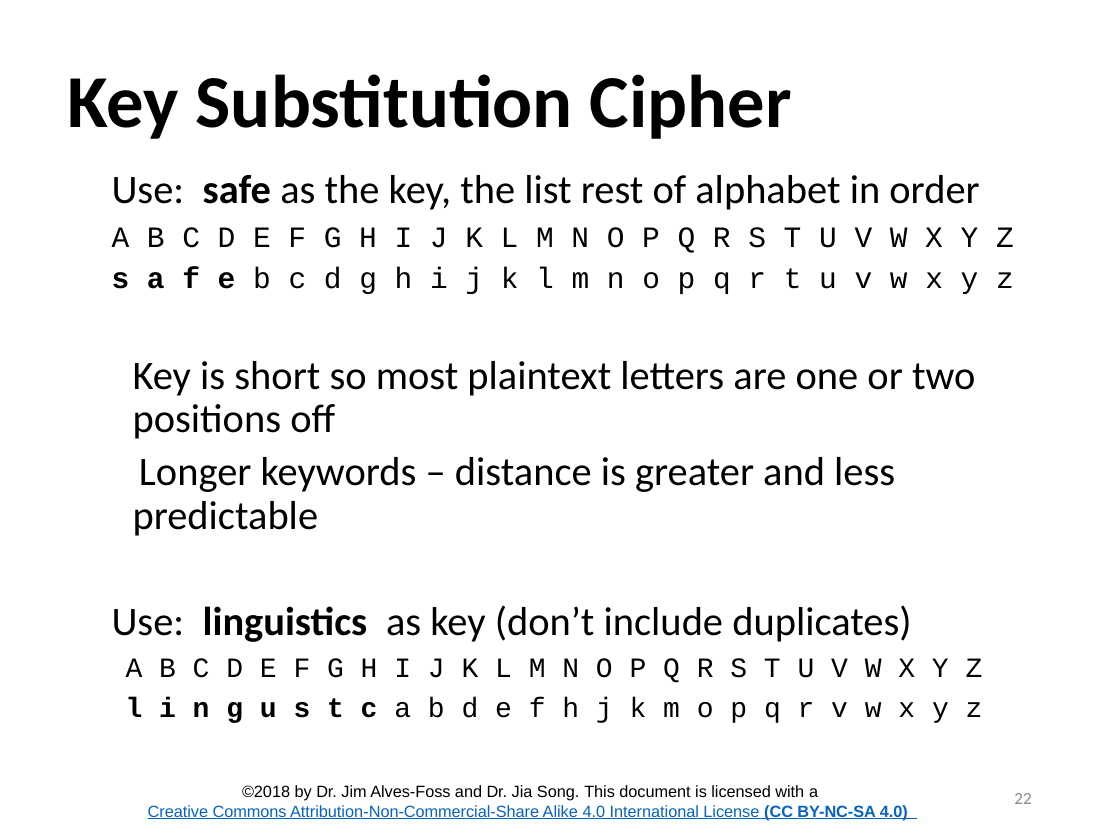
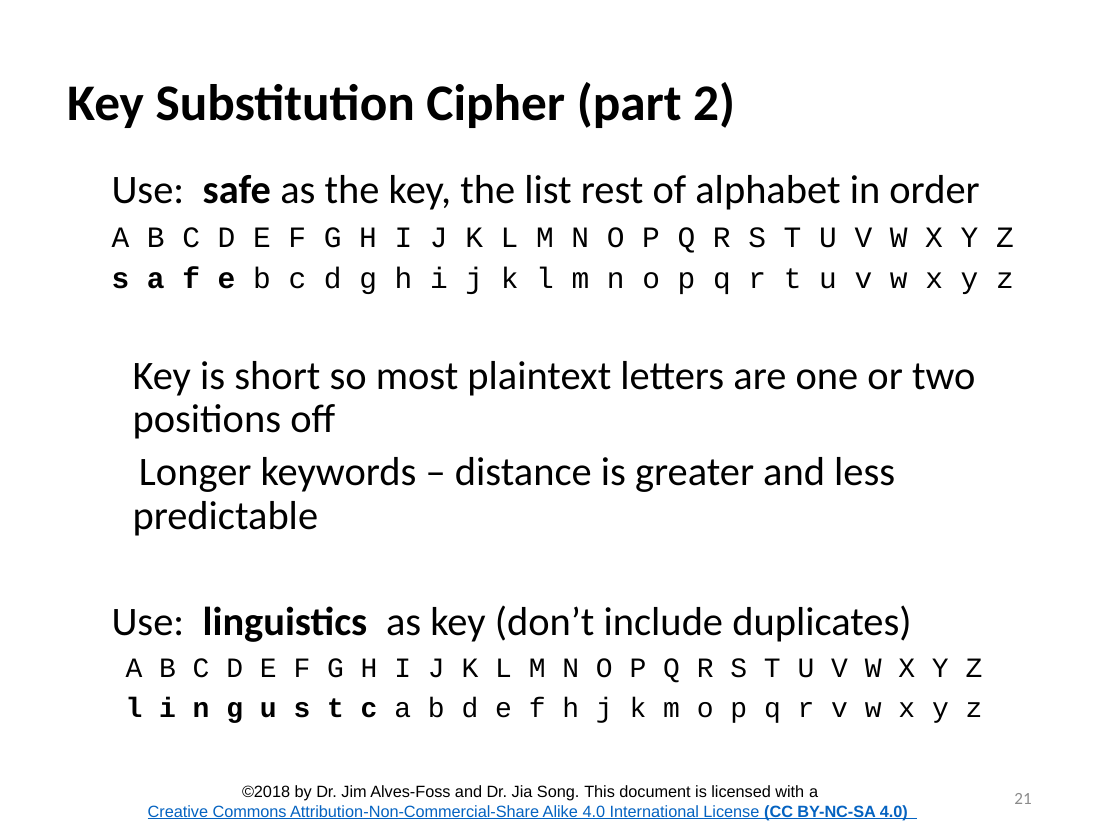
Before and after one commit to CenterForSecureAndDependableSystems/Teaching-Materials, a slide deck: slide 21 of Network-Security/Module_2 Cryptography/Lesson_1_Crypto_Intro.pptx (slide 22 before the commit). Drawn at 1120x840 pixels with LibreOffice and Linux fonts; fonts in the diff are those of the drawing; background and template pictures are left out. Boxes give left, top, right and bottom in pixels: in the first picture for what was removed or moved away, otherwise in the second. Text is boxed around its words. In the diff, an @@ line names an element or a change of style, - is before the commit and + after.

```diff
--- a/Network-Security/Module_2 Cryptography/Lesson_1_Crypto_Intro.pptx
+++ b/Network-Security/Module_2 Cryptography/Lesson_1_Crypto_Intro.pptx
@@ title at <box>67,82,735,128</box>: text changed; size 48 to 33 pt @@
-Key Substitution Cipher
+Key Substitution Cipher (part 2)
@@ page number at <box>1014,793,1031,804</box>: text changed @@
-22
+21
```
Also in this commit, not shown: 19 other slides changed, 1 slide removed, 4 other files.
